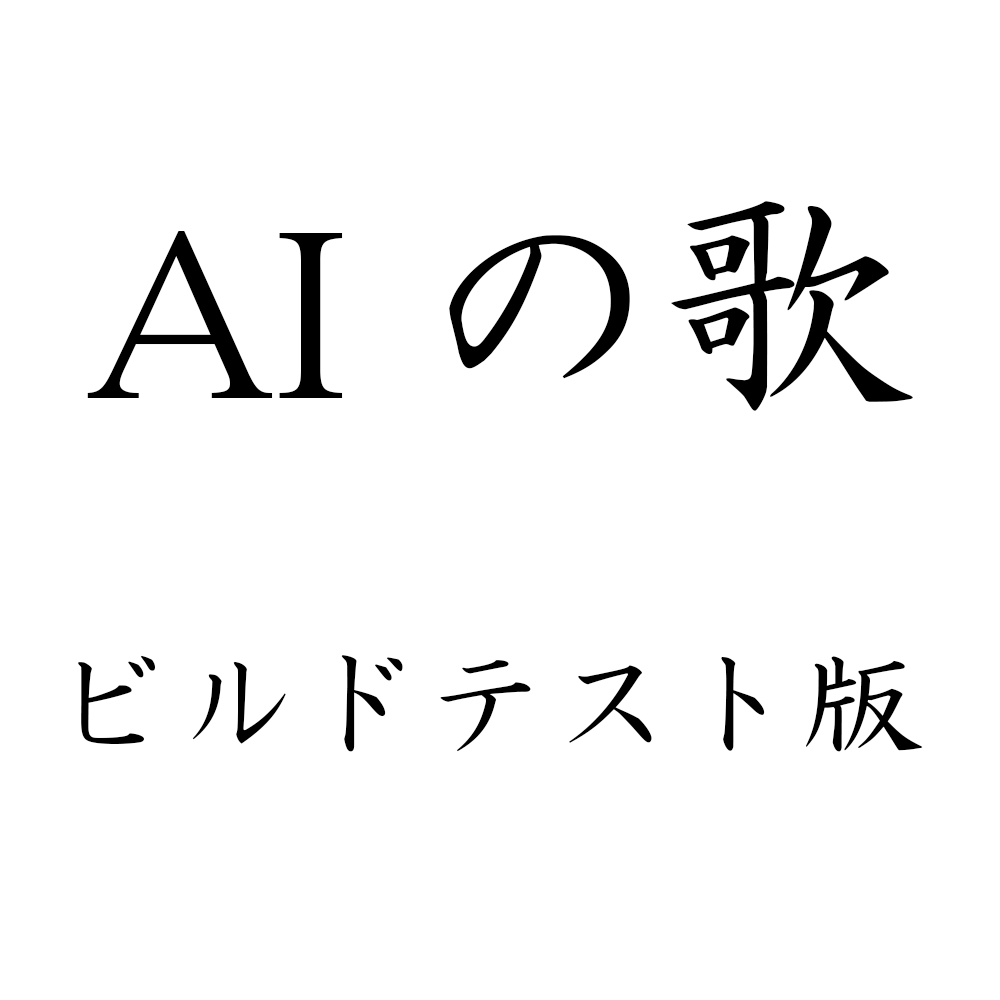
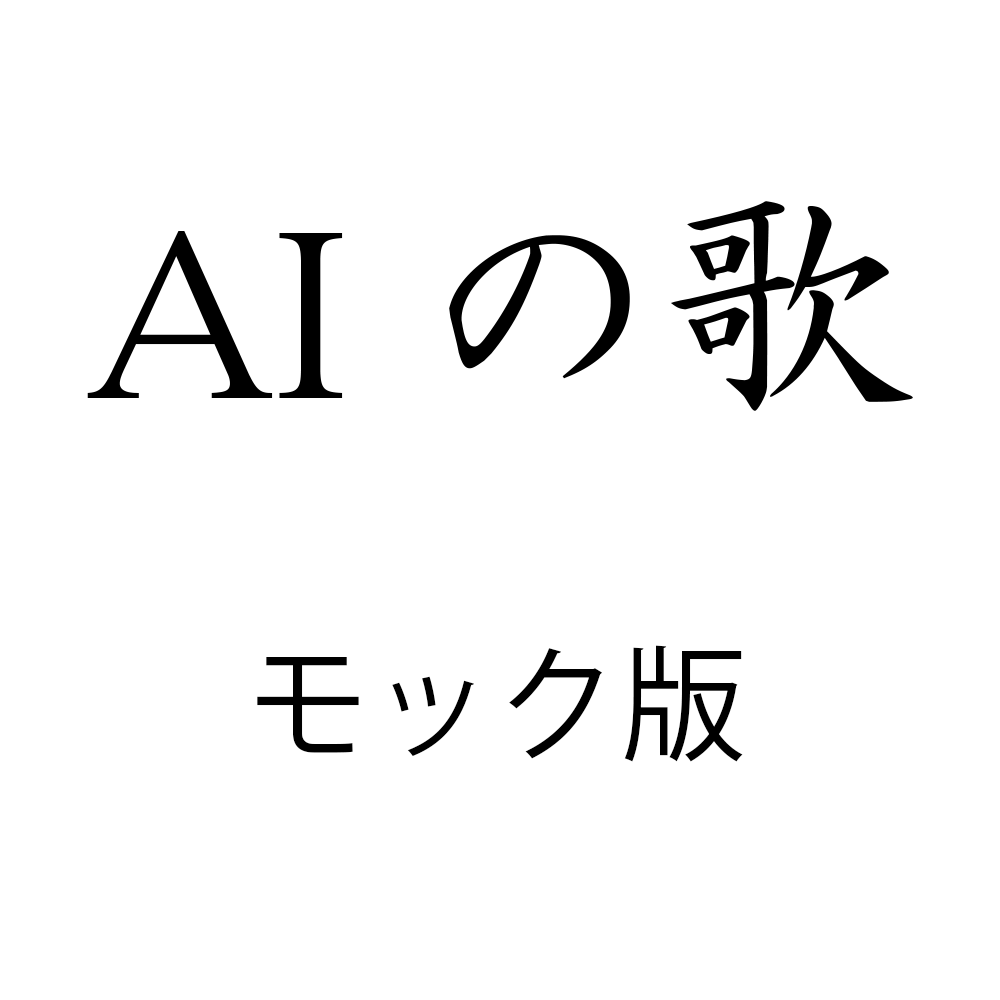
Layered file, before and after one edit (1000 x 1000). Changes by layer:
renamed "ビルドテスト版" to "モック版", painted on it over [78, 645, 923, 762]
